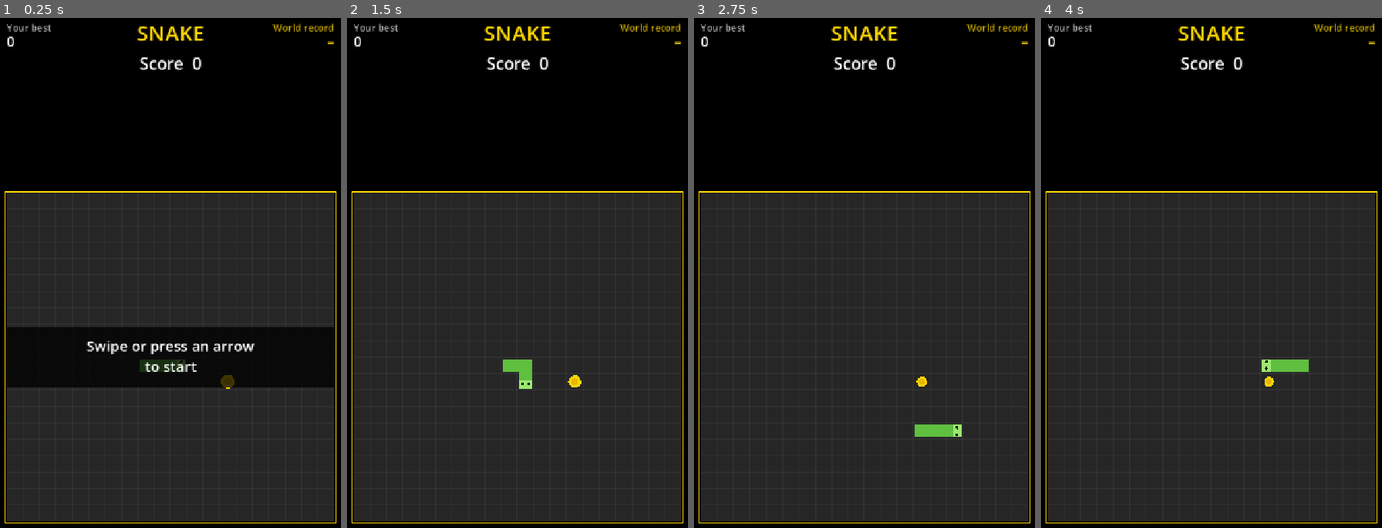
Above: before the commit, frames 1-4 (left to right).
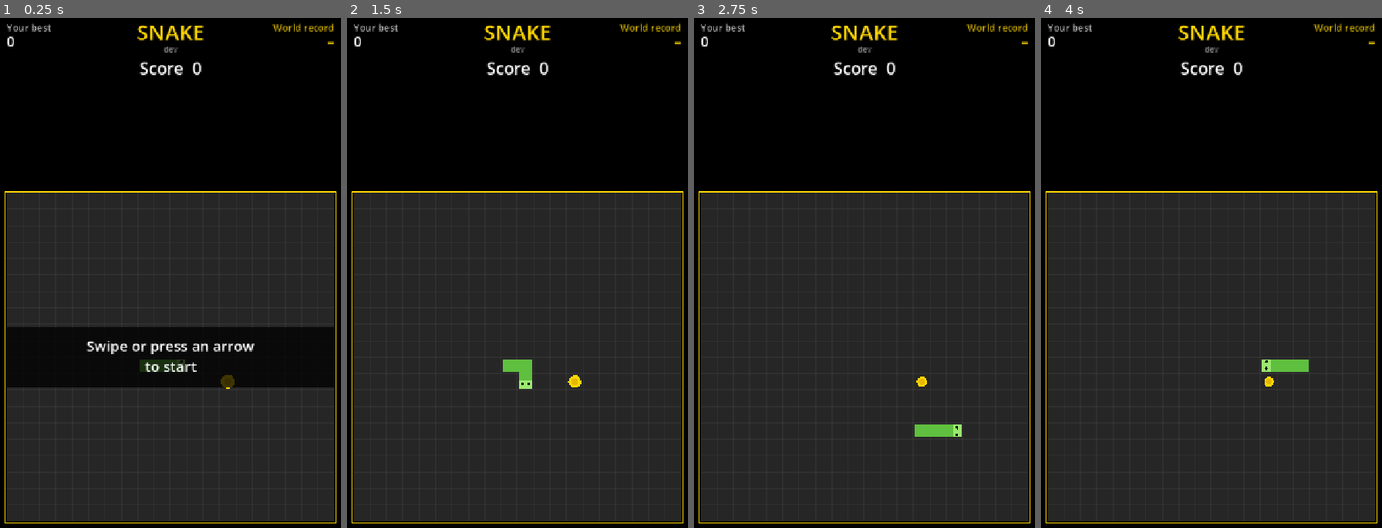
Above: after the commit, the same moments.

Repository: sobalaklukasz/snake
Game: Godot game, scene res://main.tscn
The game is run twice, just before and just after one commit, with the same random seed, the same clock (stepped at 60 frames per second) and the same inputs.
Inputs (mouse positions are in pixels of both pictures, inside the frame that each line leads up to):
- Up to frame 1 (0.25 s): no input
- Up to frame 2 (1.5 s): tap Enter at 0.5 s; move the mouse to (592, 288) at 0.52 s; hold Right 0.53-1.25 s; click (592, 288) at 0.67 s; tap Space at 1.25 s; drag from (449, 349) to (500, 446) at 1.27 s
- Up to frame 3 (2.75 s): move the mouse to (898, 186) at 2.02 s; hold Right from 2.03 s (still down)
- Up to frame 4 (4 s): release Right at 2.75 s; drag from (1194, 446) to (1105, 227) at 2.77 s; move the mouse to (1317, 415) at 3.52 s; hold Left from 3.53 s (still down)

The runs differ from the first frame. In frame 1, 0.6% of the frame differs, in the area x 40-60%, y 1-12%; in frame 2, 0.6%; in frame 3, 0.6%; in frame 4, 0.6%.

Commit message:
Show the version and date under the title
Deploys stamp it like the Auuuuu game (vN · date time) and give the game file a new name each time, so browsers never keep an old version.

Co-Authored-By: Claude Opus 5.5 <noreply@anthropic.com>

Diff:
--- a/main.gd
+++ b/main.gd
@@ -39,6 +39,8 @@
 var swipe_from := Vector2.ZERO
 var swiping := false
 
+# Filled in when deploying (see .github/workflows/deploy.yml), "dev" for local builds
+var version := str(ProjectSettings.get_setting("application/config/version", "")).strip_edges()
 var uploads_enabled := true
 var record_request: HTTPRequest
 var upload_request: HTTPRequest
@@ -47,6 +49,8 @@
 
 func _ready() -> void:
 	randomize()
+	if version.is_empty():
+		version = "dev"
 	load_best()
 	# Local test builds must never write fake scores to the shared record
 	uploads_enabled = not is_local_test()
@@ -197,8 +201,9 @@
 	var origin := Vector2(floorf((size.x - board) / 2), top + floorf((size.y - top - margin - board) / 2))
 
 	# Header: title, score, your best on the left, world record on the right
-	draw_string(font, Vector2(0, 60), "SNAKE", HORIZONTAL_ALIGNMENT_CENTER, size.x, 44, GOLD)
-	draw_string(font, Vector2(0, 120), "Score  %d" % score, HORIZONTAL_ALIGNMENT_CENTER, size.x, 34, Color.WHITE)
+	draw_string(font, Vector2(0, 58), "SNAKE", HORIZONTAL_ALIGNMENT_CENTER, size.x, 44, GOLD)
+	draw_string(font, Vector2(0, 84), version, HORIZONTAL_ALIGNMENT_CENTER, size.x, 16, Color(1, 1, 1, 0.5))
+	draw_string(font, Vector2(0, 130), "Score  %d" % score, HORIZONTAL_ALIGNMENT_CENTER, size.x, 34, Color.WHITE)
 	draw_string(font, Vector2(margin, 40), "Your best", HORIZONTAL_ALIGNMENT_LEFT, -1, 20, Color(1, 1, 1, 0.7))
 	draw_string(font, Vector2(margin, 72), str(best), HORIZONTAL_ALIGNMENT_LEFT, -1, 30, Color.WHITE)
 	draw_string(font, Vector2(0, 40), "World record", HORIZONTAL_ALIGNMENT_RIGHT, size.x - margin, 20, Color(GOLD, 0.8))
